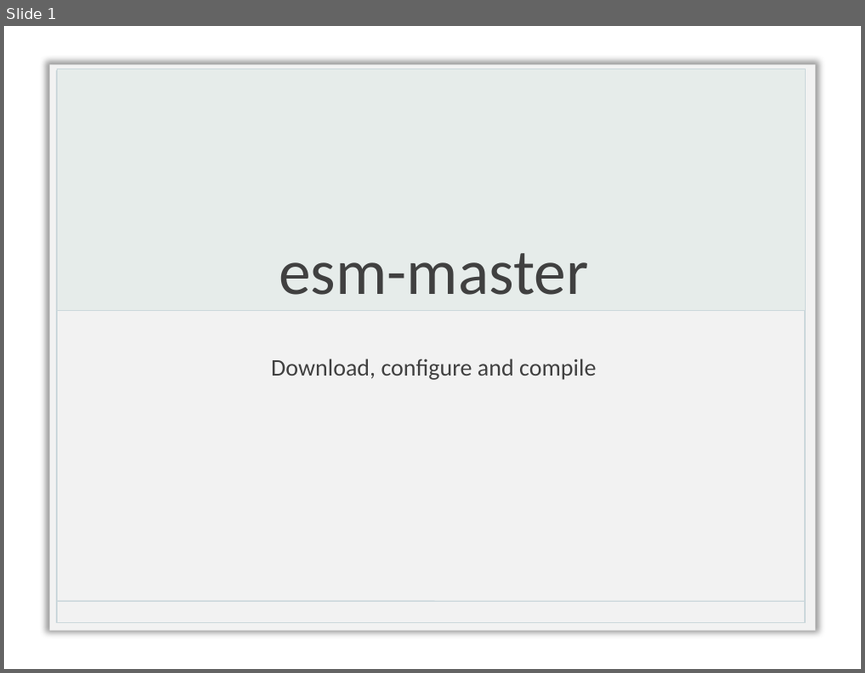
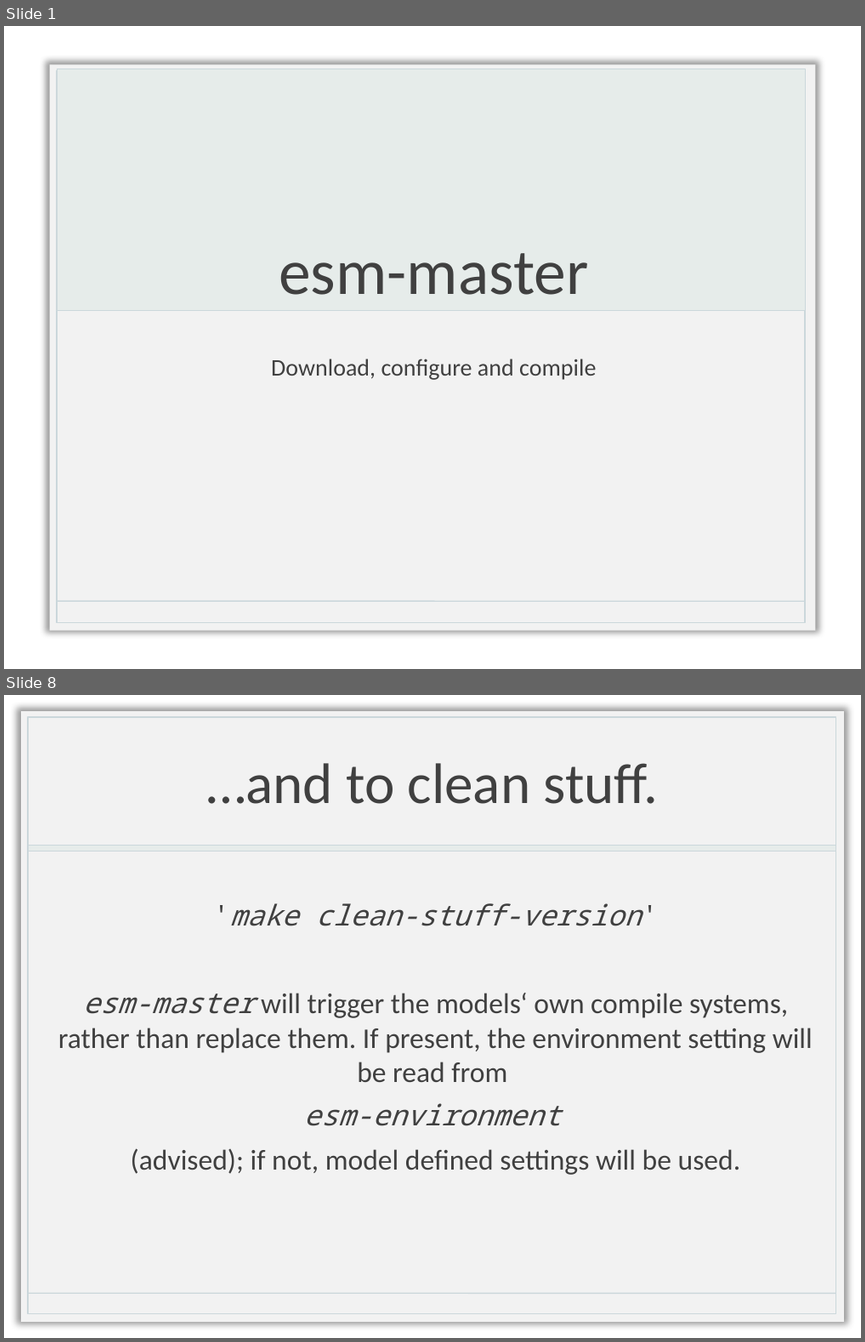
Before and after one commit to esm-tools/esm_workshop, a slide deck: esm-master.pptx. Shown one above the other, each under a label of ours: slide 1 before the commit, slides 1 and 8 after it; the slides between them are not shown. The pictures are 865x673 and 865x1342 pixels, drawn with LibreOffice and Linux fonts; fonts in the diff are those of the drawing; background and template pictures are left out. Boxes give left, top, right and bottom in pixels: in the first picture for what was removed or moved away, otherwise in the second. Text is boxed around its words. In the diff, an @@ line names an element or a change of style, - is before the commit and + after.

```diff
--- a/esm-master.pptx
+++ b/esm-master.pptx
@@ slide 8 added at [4,695,861,1338], background picture (left out) @@
@@ title added at [206,763,658,804], 48 pt, text #404040 @@
+…and to clean stuff.
@@ group added at [21,711,844,1321]: 3 rectangles, 1 line @@
@@ text added at [58,903,812,1174], 24 pt, text #404040 @@
+'make clean-stuff-version'
+esm-master will trigger the models‘ own compile systems, rather than replace them. If present, the environment setting will be read from
+esm-environment
+(advised); if not, model defined settings will be used.
```
Also in this commit, not shown: 1 slide changed, 8 other slides added, 3 other files.
